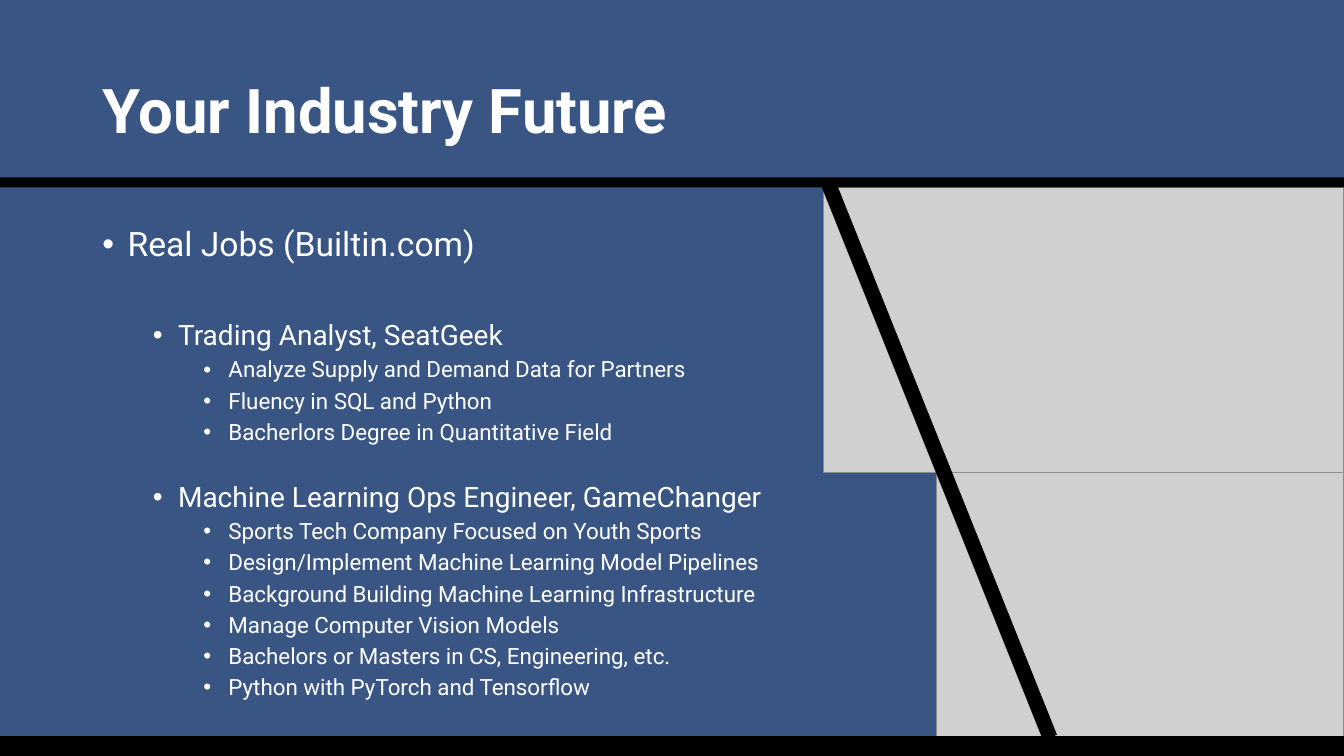
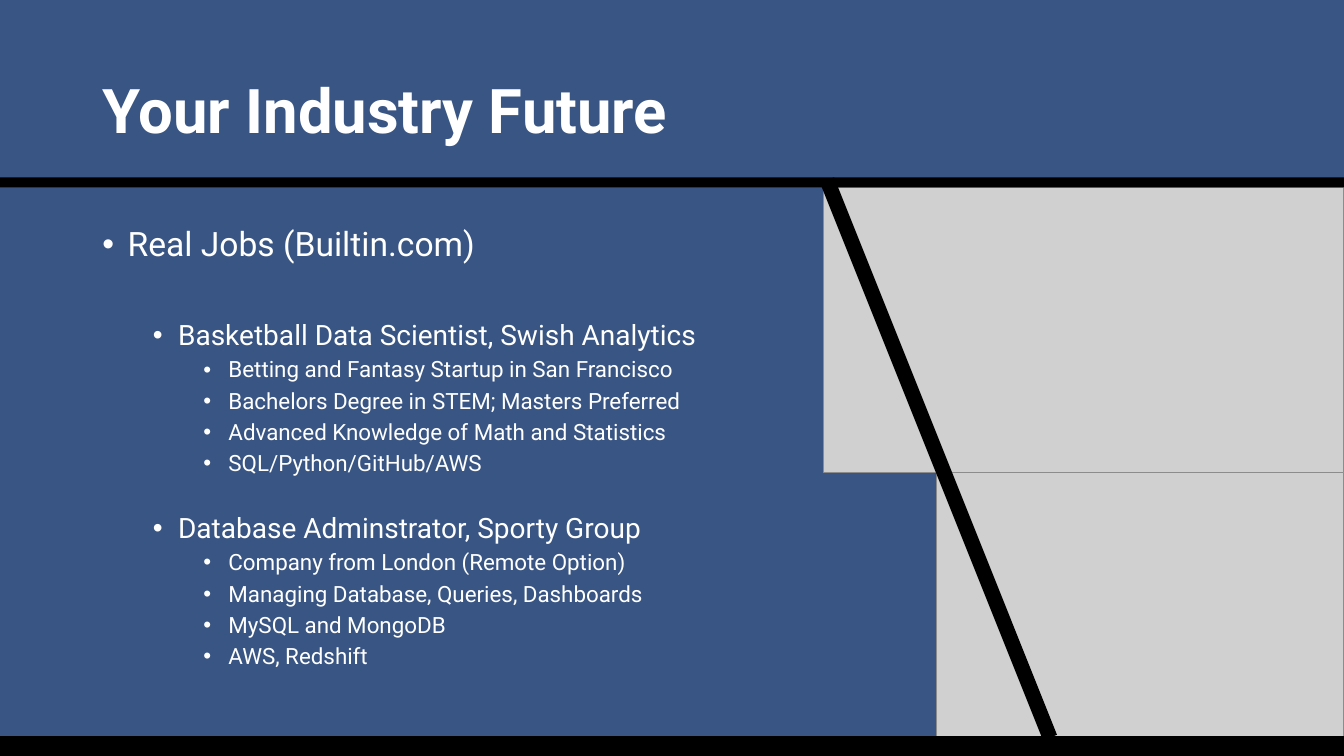
Before and after one commit to SuperMarioGiacomazzo/STOR538_WEBSITE, a slide deck: slide 19 of Slides/Sports Analytics 3/Sports_Analytics_3_Lecture.pptx (slide 18 before the commit). Drawn at 1344x756 pixels with LibreOffice and Linux fonts; fonts in the diff are those of the drawing; grey boxes stand for pictures. Boxes give left, top, right and bottom in pixels: in the first picture for what was removed or moved away, otherwise in the second. Text is boxed around its words. In the diff, an @@ line names an element or a change of style, - is before the commit and + after.

```diff
--- a/Slides/Sports Analytics 3/Sports_Analytics_3_Lecture.pptx
+++ b/Slides/Sports Analytics 3/Sports_Analytics_3_Lecture.pptx
@@ text at (178,324,696,667): text changed @@
-  • Trading Analyst, SeatGeek
-    • Analyze Supply and Demand Data for Partners
-    • Fluency in SQL and Python
-    • Bacherlors Degree in Quantitative Field
-  • Machine Learning Ops Engineer, GameChanger
-    • Sports Tech Company Focused on Youth Sports
-    • Design/Implement Machine Learning Model Pipelines
-    • Background Building Machine Learning Infrastructure
-    • Manage Computer Vision Models
-    • Bachelors or Masters in CS, Engineering, etc.
-    • Python with PyTorch and Tensorflow
+  • Basketball Data Scientist, Swish Analytics
+    • Betting and Fantasy Startup in San Francisco
+    • Bachelors Degree in STEM; Masters Preferred
+    • Advanced Knowledge of Math and Statistics
+    • SQL/Python/GitHub/AWS
+  • Database Adminstrator, Sporty Group
+    • Company from London (Remote Option)
+    • Managing Database, Queries, Dashboards
+    • MySQL and MongoDB
+    • AWS, Redshift
```
Also in this commit, not shown: 8 other slides changed, 1 slide added, 3 other files.
